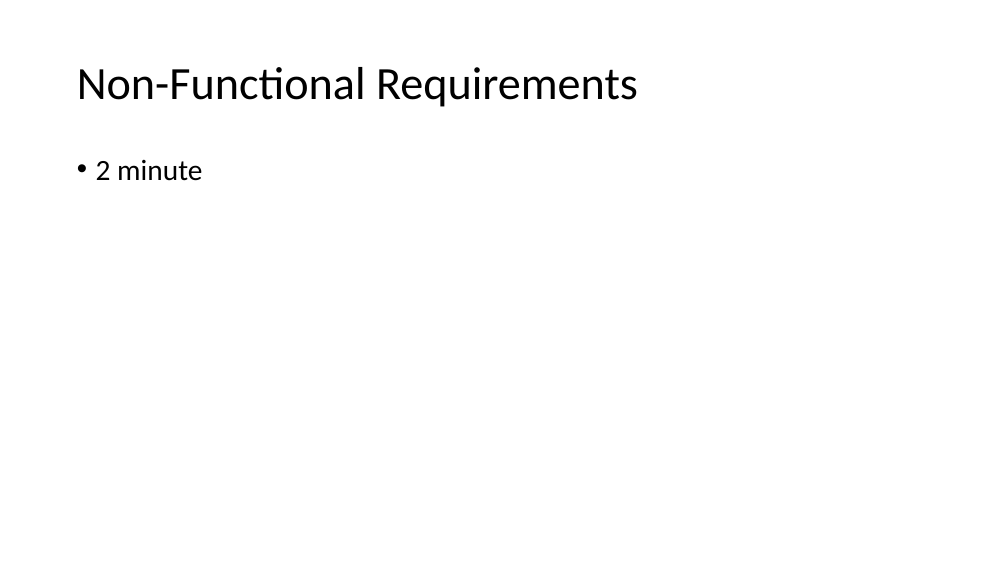
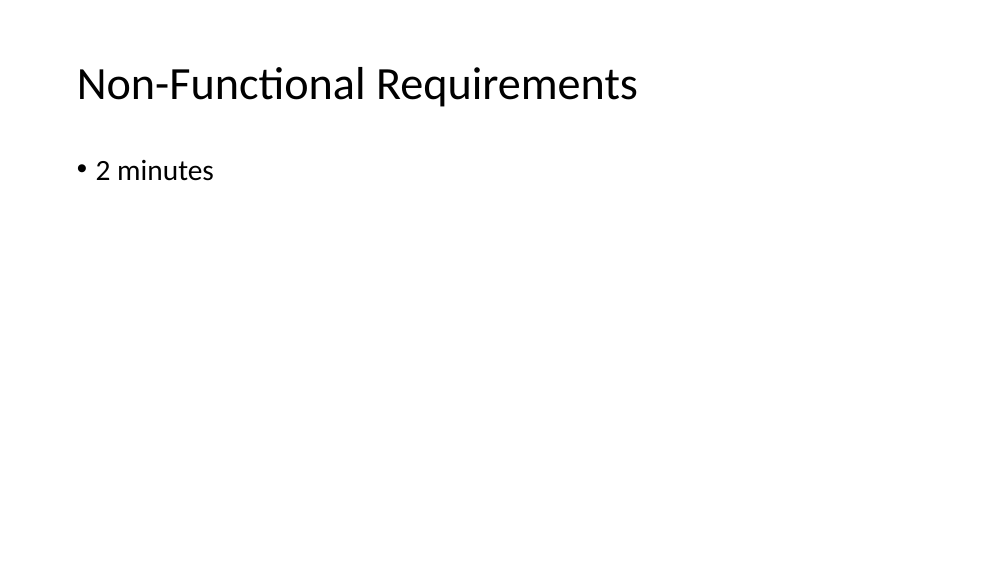
Before and after one commit to weizhou-geek/weizhou-geek.github.io, a slide deck: slide 5 of teaching/Presentation_Requirements and Prototyping.pptx. Drawn at 1008x567 pixels with LibreOffice and Linux fonts; fonts in the diff are those of the drawing. Boxes give left, top, right and bottom in pixels: in the first picture for what was removed or moved away, otherwise in the second. Text is boxed around its words. In the diff, an @@ line names an element or a change of style, - is before the commit and + after.

```diff
--- a/teaching/Presentation_Requirements and Prototyping.pptx
+++ b/teaching/Presentation_Requirements and Prototyping.pptx
@@ text at (96, 160, 214, 181): text changed @@
-• 2 minute
+• 2 minutes
```
